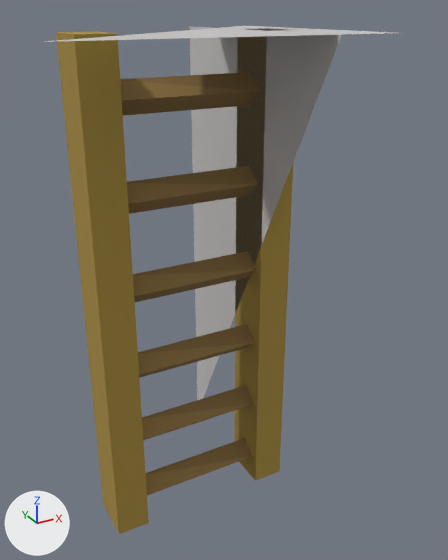
The OBJ model public/models/ladder/ladder.obj as it was, and as the next commit left it.
Rendered twice from a camera (50 mm lens) standing at (-115.0, -243.0, 242.0) and looking at (15.0, -7.0, 124.0). Lighting does not change. The marker at lower left points along +X, +Y and +Z. The first picture is the older version. Where no turn or scale is listed for an object, it has been applied to the vertices.

The first picture shows 'Object Ladder 2026-09-13_16-36-42'.
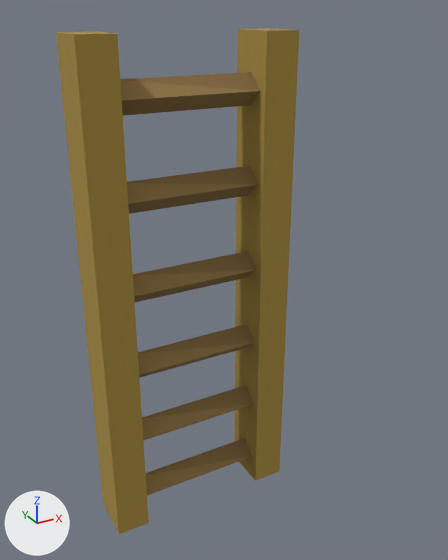
Where the change shows, as pixel boxes [x1, y1, x2, y2] in the pictures (448 x 560 px):
'Object Ladder 2026-09-13_16-36-42', reshaped (30% narrower): before [44, 26, 394, 534]; after [56, 28, 299, 534]
part 1 of me_object_ladder_2026_09_13_16_36_42, deleted: before [190, 26, 342, 400]
part 2 of me_object_ladder_2026_09_13_16_36_42, deleted: before [44, 26, 394, 42]

What changed in the scene script:
```text
Change me_object_ladder_2026_09_13_16_36_42:
    used by ob_object_ladder_2026_09_13_16_36_42; location = (0.0, 0.0, 0.0)
    remove me_object_ladder_2026_09_13_16_36_42.from_pydata(...)  # 70 vertices, 98 faces; spans x -71.0..63.0, y -60.0..60.0, z 0.0..233.0
    add me_object_ladder_2026_09_13_16_36_42.from_pydata(...)  # 64 vertices, 96 faces; spans x -48.0..48.0, y -12.0..12.0, z 0.0..233.0
    me_object_ladder_2026_09_13_16_36_42 part 1: the loose piece of 3 vertices spanning x 32.0, y -60.0..60.0, z 0.0..233.0 is deleted
    me_object_ladder_2026_09_13_16_36_42 part 2: the loose piece of 3 vertices spanning x -71.0..63.0, y -58.0..58.0, z 233.0 is deleted
    remove me_object_ladder_2026_09_13_16_36_42.materials.append(mat_c15)  # light grey #c8c5c5
```
